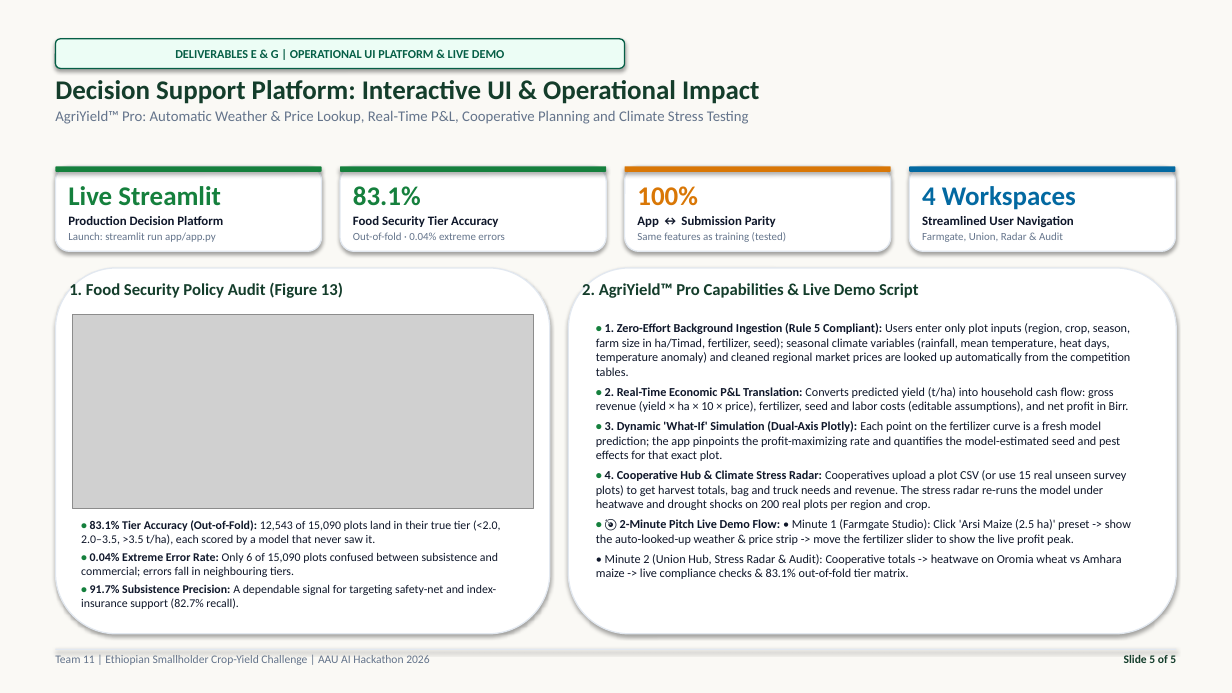
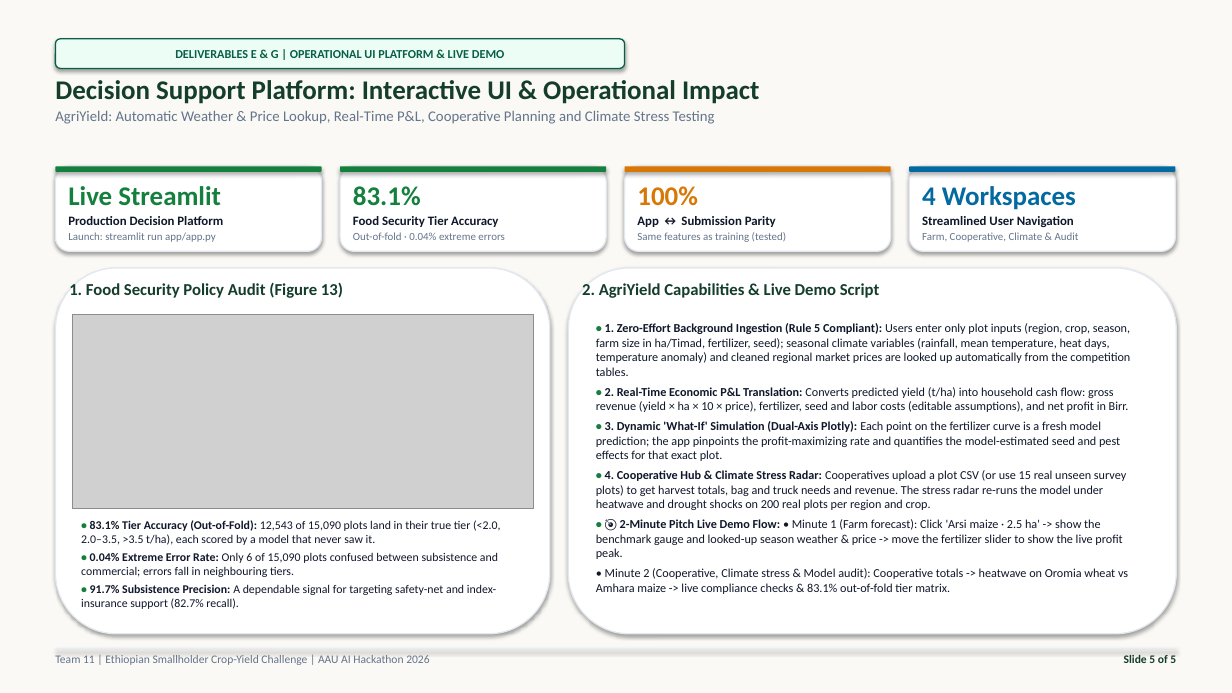
Before and after one commit to seudsahm2/team_11, a slide deck: slide 5 of presentation/team_11_slides.pptx. Drawn at 1232x693 pixels with LibreOffice and Linux fonts; fonts in the diff are those of the drawing; grey boxes stand for pictures. Boxes give left, top, right and bottom in pixels: in the first picture for what was removed or moved away, otherwise in the second. Text is boxed around its words. In the diff, an @@ line names an element or a change of style, - is before the commit and + after.

```diff
--- a/presentation/team_11_slides.pptx
+++ b/presentation/team_11_slides.pptx
@@ text at (55, 111, 715, 124): text changed @@
-AgriYield™ Pro: Automatic Weather & Price Lookup, Real-Time P&L, Cooperative Planning and Climate Stress Testing
+AgriYield: Automatic Weather & Price Lookup, Real-Time P&L, Cooperative Planning and Climate Stress Testing
@@ text at (922, 232, 1079, 242): text changed @@
-Farmgate, Union, Radar & Audit
+Farm, Cooperative, Climate & Audit
@@ text at (582, 283, 879, 298): text changed @@
-2. AgriYield™ Pro Capabilities & Live Demo Script
+2. AgriYield Capabilities & Live Demo Script
@@ text at (596, 519, 1128, 594): text changed @@
-• 🎯 2-Minute Pitch Live Demo Flow: • Minute 1 (Farmgate Studio): Click 'Arsi Maize (2.5 ha)' preset -> show the auto-looked-up weather & price strip -> move the fertilizer slider to show the live profit peak.
-• Minute 2 (Union Hub, Stress Radar & Audit): Cooperative totals -> heatwave on Oromia wheat vs Amhara maize -> live compliance checks & 83.1% out-of-fold tier matrix.
+• 🎯 2-Minute Pitch Live Demo Flow: • Minute 1 (Farm forecast): Click 'Arsi maize · 2.5 ha' -> show the benchmark gauge and looked-up season weather & price -> move the fertilizer slider to show the live profit peak.
+• Minute 2 (Cooperative, Climate stress & Model audit): Cooperative totals -> heatwave on Oromia wheat vs Amhara maize -> live compliance checks & 83.1% out-of-fold tier matrix.
```
Also in this commit, not shown: 2 other slides changed, 10 other files.
